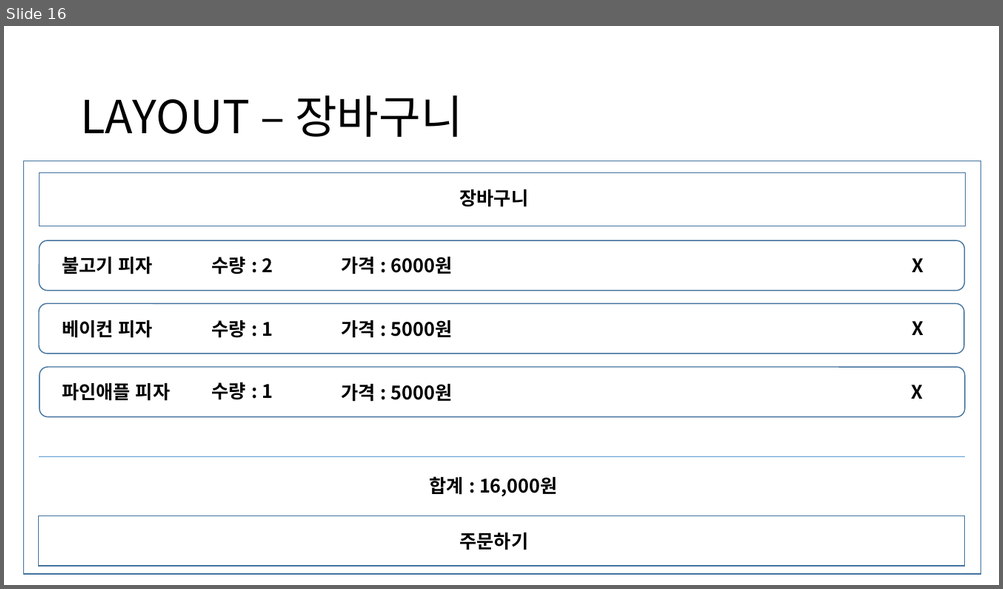
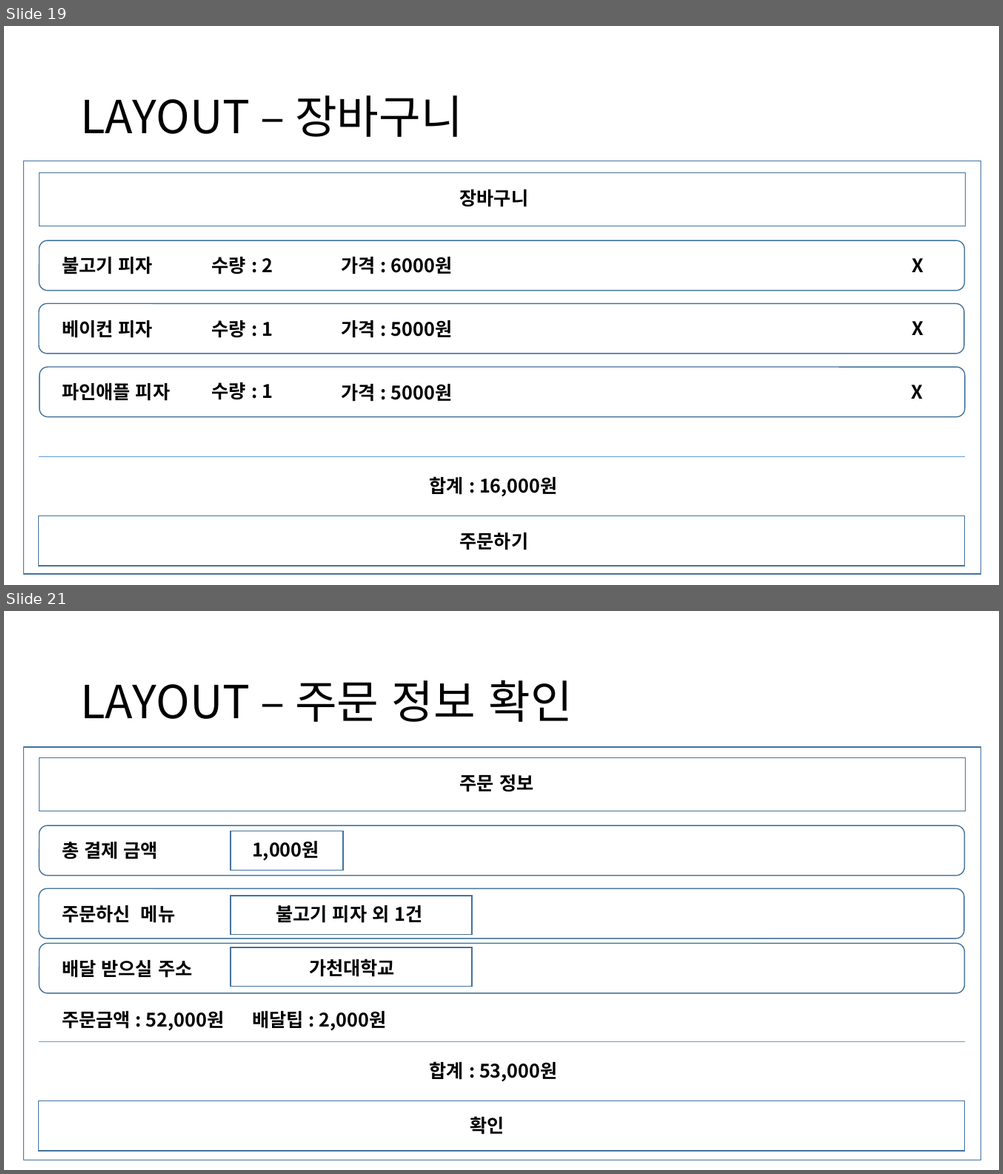
Before and after one commit to Camelllia/BaeminApplication, a slide deck: 202131205_김승진_실무게임프로그래밍_기획서.pptx. Shown one above the other, each under a label of ours: slide 16 before the commit, slides 19 and 21 after it; the slides between them are not shown. The pictures are 1003x589 and 1003x1174 pixels, drawn with LibreOffice and Linux fonts; fonts in the diff are those of the drawing. Boxes give left, top, right and bottom in pixels: in the first picture for what was removed or moved away, otherwise in the second. Text is boxed around its words. In the diff, an @@ line names an element or a change of style, - is before the commit and + after.

```diff
--- a/202131205_김승진_실무게임프로그래밍_기획서.pptx
+++ b/202131205_김승진_실무게임프로그래밍_기획서.pptx
@@ slide 21 added at box(4, 611, 999, 1170), background #FFFFFF @@
@@ title added at box(80, 680, 572, 722), 44 pt, text #000000 @@
+LAYOUT – 주문 정보 확인
@@ rectangle added at box(23, 747, 981, 1160), fill #FFFFFF, outline #43739E 1 pt @@
@@ rectangle added at box(39, 758, 965, 811), fill #FFFFFF, outline #43739E 1 pt @@
@@ text added at box(460, 775, 533, 792), 18 pt, text #000000, bold @@
+주문 정보
@@ rounded rectangle added at box(39, 826, 965, 876), fill #FFFFFF, outline #43739E 1 pt @@
@@ rectangle added at box(231, 831, 344, 870), fill #FFFFFF, outline #43739E 1 pt @@
@@ text added at box(62, 842, 158, 860), 18 pt, text #000000, bold @@
+총 결제 금액
@@ text added at box(252, 841, 319, 861), 18 pt, text #000000, bold @@
+1,000원
@@ rounded rectangle added at box(39, 889, 965, 939), fill #FFFFFF, outline #43739E 1 pt @@
@@ rectangle added at box(231, 896, 472, 935), fill #FFFFFF, outline #43739E 1 pt @@
@@ text added at box(62, 906, 175, 923), 18 pt, text #000000, bold @@
+주문하신 메뉴
@@ text added at box(276, 906, 423, 923), 18 pt, text #000000, bold @@
+불고기 피자 외 1건
@@ rounded rectangle added at box(39, 944, 965, 994), fill #FFFFFF, outline #43739E 1 pt @@
@@ text added at box(62, 960, 192, 978), 18 pt, text #000000, bold @@
+배달 받으실 주소
@@ rectangle added at box(231, 948, 472, 986), fill #FFFFFF, outline #43739E 1 pt @@
@@ text added at box(309, 959, 395, 977), 18 pt, text #000000, bold @@
+가천대학교
@@ text added at box(62, 1011, 225, 1031), 18 pt, text #000000, bold @@
+주문금액 : 52,000원
@@ text added at box(252, 1011, 387, 1031), 18 pt, text #000000, bold @@
+배달팁 : 2,000원
@@ line added from (39, 1042) to (965, 1042), #5B9BD5 0.5 pt @@
@@ text added at box(430, 1062, 558, 1082), 18 pt, text #000000, bold @@
+합계 : 53,000원
@@ rectangle added at box(38, 1101, 965, 1151), fill #FFFFFF, outline #43739E 1 pt @@
@@ text added at box(470, 1116, 504, 1135), 18 pt, text #000000, bold @@
+확인
@@ what was slide 16 is now slide 19 @@
```
Also in this commit, not shown: 9 slides changed, 4 other slides added, 3 slides removed, 12 other files.
